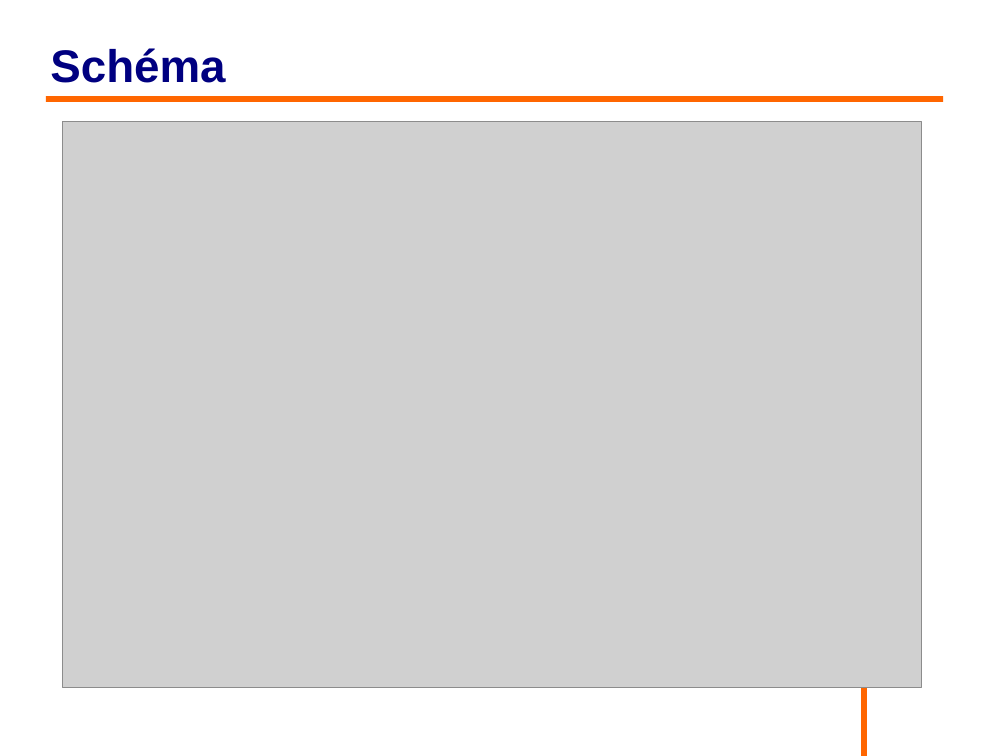
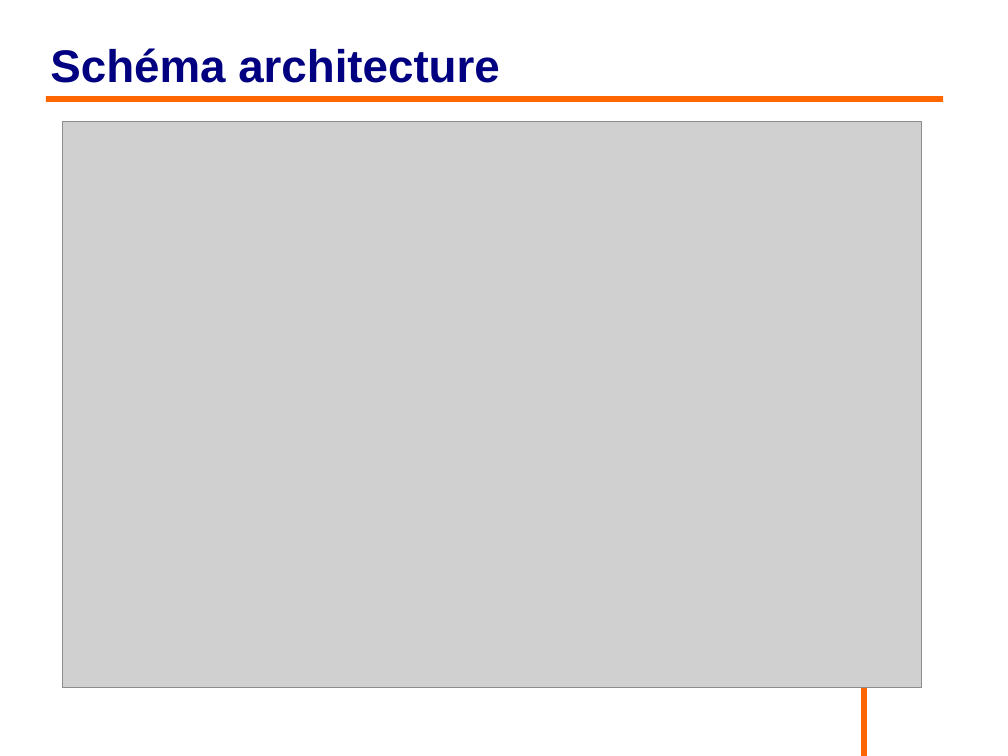
Before and after one commit to philphils/formation-hibernate-avancee, a slide deck: slide 44 of Documentation/diapo_formation_hibernate_avancee.odp. Drawn at 1008x756 pixels with LibreOffice and Linux fonts; fonts in the diff are those of the drawing; grey boxes stand for pictures; background and template pictures are left out. Boxes give left, top, right and bottom in pixels: in the first picture for what was removed or moved away, otherwise in the second. Text is boxed around its words. In the diff, an @@ line names an element or a change of style, - is before the commit and + after.

```diff
--- a/Documentation/diapo_formation_hibernate_avancee.odp
+++ b/Documentation/diapo_formation_hibernate_avancee.odp
@@ title at (x1=50, y1=48, x2=500, y2=83): text changed @@
-Schéma
+Schéma architecture
```
Also in this commit, not shown: 1 other slide changed, 1 slide added.
